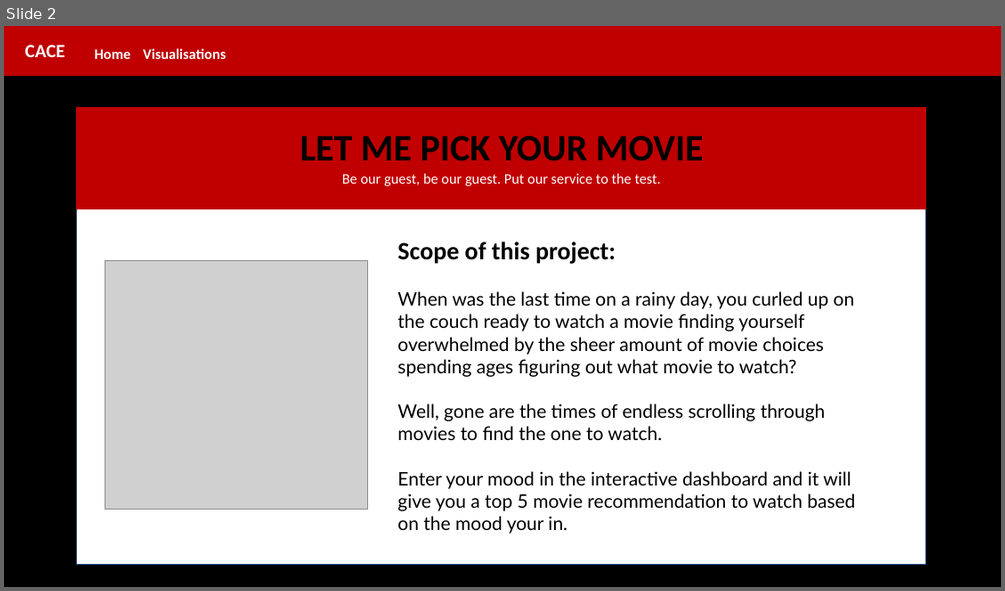
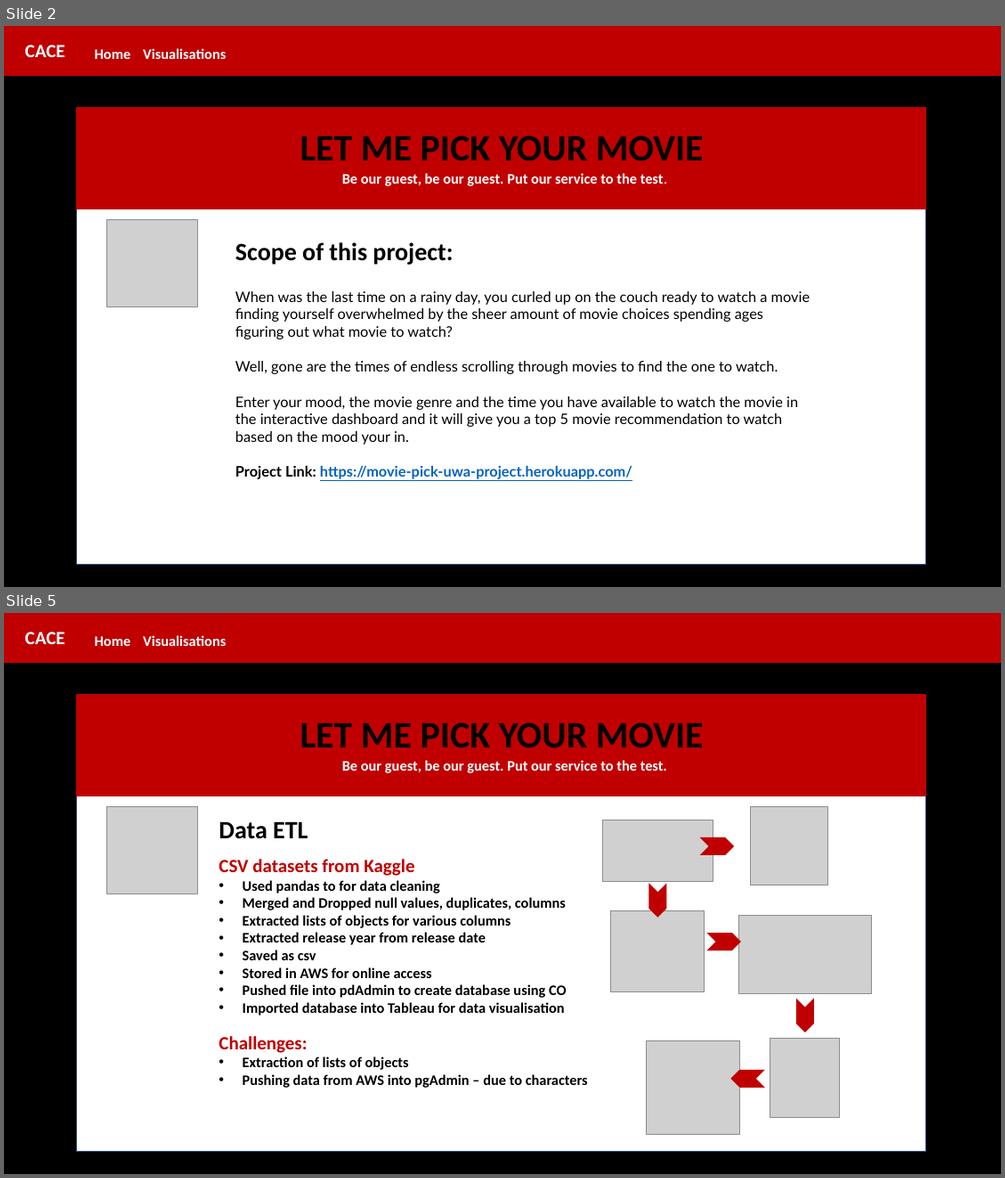
Before and after one commit to CarmenK2/Movie_Pick, a slide deck: Presentation/MoviePick.pptx. Shown one above the other, each under a label of ours: slide 2 before the commit, slides 2 and 5 after it; the slides between them are not shown. The pictures are 1005x591 and 1005x1178 pixels, drawn with LibreOffice and Linux fonts; fonts in the diff are those of the drawing; grey boxes stand for pictures. Boxes give left, top, right and bottom in pixels: in the first picture for what was removed or moved away, otherwise in the second. Text is boxed around its words. In the diff, an @@ line names an element or a change of style, - is before the commit and + after.

```diff
--- a/Presentation/MoviePick.pptx
+++ b/Presentation/MoviePick.pptx
@@ slide 5 added at (4,613,1001,1174), background #FFFFFF @@
@@ rectangle added at (4,613,1001,1174), fill #000000, outline #000000 1 pt @@
@@ rectangle added at (4,613,1001,662), fill #C00000, outline #C00000 1 pt @@
@@ text added at (25,632,65,644), 18 pt, text #FFFFFF, bold @@
+CACE
@@ text added at (95,636,131,646), 14 pt, text #FFFFFF, bold @@
+Home
@@ text added at (143,635,226,646), 14 pt, text #FFFFFF, bold @@
+Visualisations
@@ rectangle added at (77,695,926,1151), fill #FFFFFF, outline #325491 1 pt @@
@@ rectangle added at (77,695,926,796), fill #C00000, outline #C00000 1 pt @@
@@ text added at (300,722,704,748), 36 pt, text #000000, bold @@
+LET ME PICK YOUR MOVIE
@@ text added at (342,760,667,773), 14 pt, text #FFFFFF, bold @@
+Be our guest, be our guest. Put our service to the test.
@@ picture added at (106,807,198,893) @@
@@ text added at (218,822,566,1015), 14 pt, text #000000, bold @@
+Data ETL
+CSV datasets from Kaggle
+• Used pandas to for data cleaning
+• Merged and Dropped null values, duplicates, columns
+• Extracted lists of objects for various columns
+• Extracted release year from release date
+• Saved as csv
+• Stored in AWS for online access
+• Pushed file into pdAdmin to create database using CO
+• Imported database into Tableau for data visualisation
@@ group added at (603,807,872,1135): 6 pictures, 5 chevrons @@
@@ text added at (218,1036,588,1087), 14 pt, text #000000, bold @@
+Challenges:
+• Extraction of lists of objects
+• Pushing data from AWS into pgAdmin – due to characters
@@ slide 2 changed as well @@
@@ text "Be our guest, be our ..." at (342,173,667,186): bold on @@
@@ picture: place and size @@
-picture at (105,261,367,509)
+picture at (106,220,198,306)
@@ text "Scope of this project:": place and size @@
-text "Scope of this project:" at (397,241,855,533)
+text "Scope of this project:" at (235,242,810,479)
@@ text at (235,291,810,374): size 18 to 14 pt in "When was the last time on a ...", "Well, gone are the times of endless ..." @@
@@ text at (235,396,798,479): text changed; size 18 to 14 pt @@
-Enter your mood in the interactive dashboard and it will give you a top 5 movie recommendation to watch based on the mood your in.
+Enter your mood, the movie genre and the time you have available to watch the movie in the interactive dashboard and it will give you a top 5 movie recommendation to watch based on the mood your in.
+Project Link: https://movie-pick-uwa-project.herokuapp.com/
```
Also in this commit, not shown: 2 other slides changed, 9 other slides added, 19 other files.
